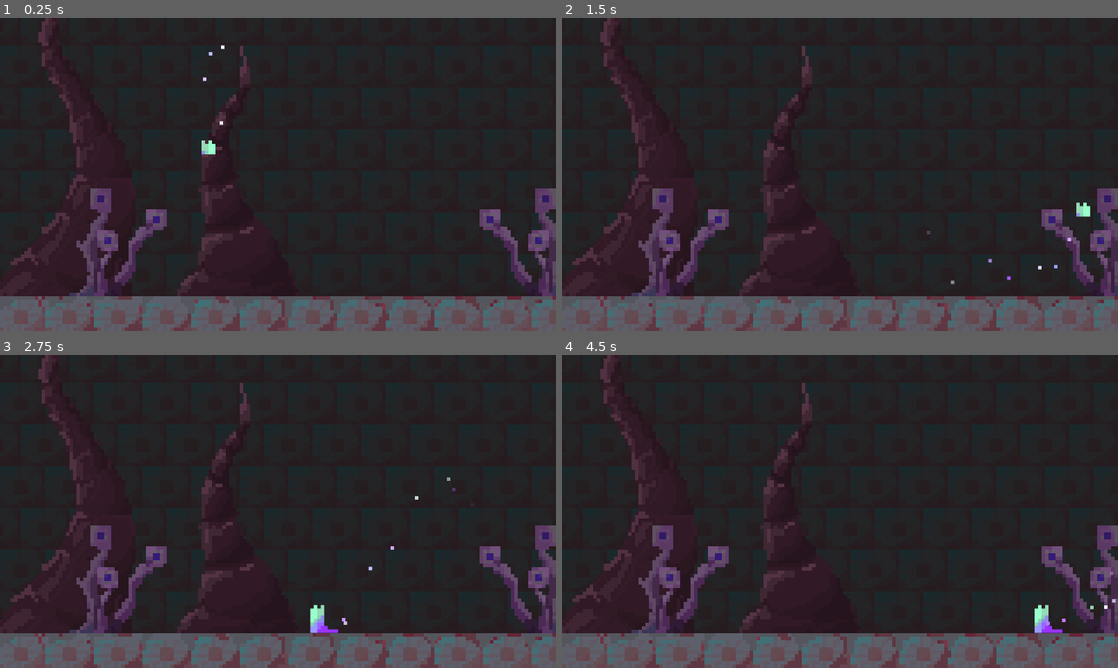
Above: before the commit, frames 1-4 (two rows, left to right).
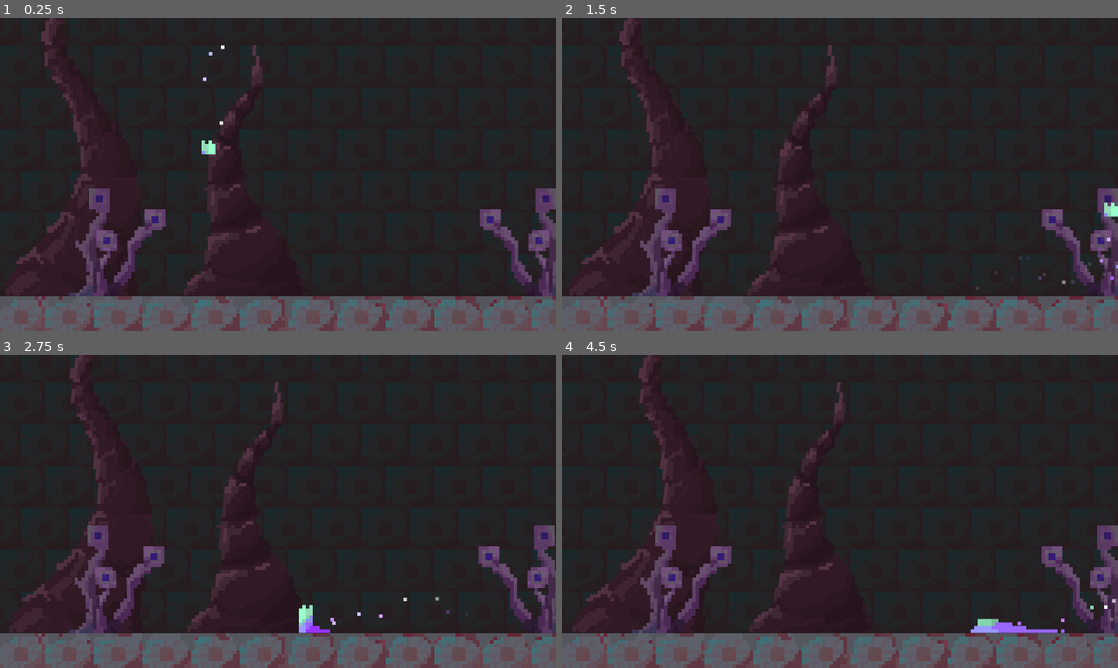
Above: after the commit, the same moments.

Repository: mu142857/Phage
Game: Godot game, scene res://levels/cradle_of_decay/cradle_of_decay.tscn
The game is run twice, just before and just after one commit, with the same random seed, the same clock (stepped at 60 frames per second) and the same inputs. The project has no main scene, so this scene is started directly.
Inputs:
- Up to frame 1 (0.25 s): no input
- Up to frame 2 (1.5 s): hold Space (jump) 0.53-1.28 s; hold D (move_right) from 0.53 s (still down); tap Right (sprint) at 0.6 s; tap Space (jump) at 1.35 s
- Up to frame 3 (2.75 s): tap Space (jump) at 1.52, 1.82 s; tap Right (sprint) at 1.55, 2.1 s; release D (move_right) at 2.03 s; hold A (move_left) from 2.03 s (still down); hold Space (jump) from 2.03 s (still down)
- Up to frame 4 (4.5 s): release A (move_left) at 2.78 s; release Space (jump) at 2.78 s; hold D (move_right) 2.78-4.28 s; tap Right (sprint) at 2.85, 4.35 s; tap Space (jump) at 3.02, 3.32 s; hold Space (jump) 3.53-4.28 s; hold A (move_left) from 4.28 s (still down)

The runs differ from the first frame. In frame 1, 2.1% of the frame differs, in the area x 0-100%, y 0-89%; in frame 2, 4.2%; in frame 3, 5.0%; in frame 4, 5.0%.

Commit message:
Update sprint

Diff:
--- /dev/null
+++ b/phage-0.0/asstes/shaders/slow_swing.tres
@@ -0,0 +1,93 @@
+[gd_resource type="VisualShader" format=3 uid="uid://cqtkbi1ocysrj"]
+
+[sub_resource type="VisualShaderNodeFloatOp" id="VisualShaderNodeFloatOp_l5bdl"]
+operator = 2
+
+[sub_resource type="VisualShaderNodeInput" id="VisualShaderNodeInput_klvq3"]
+input_name = "time"
+
+[sub_resource type="VisualShaderNodeFloatFunc" id="VisualShaderNodeFloatFunc_len13"]
+function = 0
+
+[sub_resource type="VisualShaderNodeFloatOp" id="VisualShaderNodeFloatOp_yepft"]
+operator = 2
+
+[sub_resource type="VisualShaderNodeInput" id="VisualShaderNodeInput_1c73y"]
+input_name = "vertex"
+
+[sub_resource type="VisualShaderNodeVectorDecompose" id="VisualShaderNodeVectorDecompose_yvcwb"]
+default_input_values = [0, Vector2(0, 0)]
+op_type = 0
+
+[sub_resource type="VisualShaderNodeFloatOp" id="VisualShaderNodeFloatOp_e4rb4"]
+
+[sub_resource type="VisualShaderNodeFloatOp" id="VisualShaderNodeFloatOp_xgjc2"]
+default_input_values = [0, 0.0, 1, 0.4]
+operator = 2
+
+[sub_resource type="VisualShaderNodeInput" id="VisualShaderNodeInput_q52tu"]
+input_name = "vertex"
+
+[sub_resource type="VisualShaderNodeVectorDecompose" id="VisualShaderNodeVectorDecompose_vq4uw"]
+default_input_values = [0, Vector2(0, 0)]
+op_type = 0
+
+[sub_resource type="VisualShaderNodeFloatParameter" id="VisualShaderNodeFloatParameter_pf5nr"]
+parameter_name = "WindStrength"
+hint = 1
+min = 2.0
+max = 10.0
+
+[sub_resource type="VisualShaderNodeFloatOp" id="VisualShaderNodeFloatOp_mn1pn"]
+
+[sub_resource type="VisualShaderNodeVectorCompose" id="VisualShaderNodeVectorCompose_bj0k3"]
+op_type = 0
+
+[sub_resource type="VisualShaderNodeInput" id="VisualShaderNodeInput_j5w4q"]
+input_name = "uv"
+
+[sub_resource type="VisualShaderNodeVectorDecompose" id="VisualShaderNodeVectorDecompose_7pyc0"]
+default_input_values = [0, Vector2(0, 0)]
+op_type = 0
+
+[sub_resource type="VisualShaderNodeFloatFunc" id="VisualShaderNodeFloatFunc_d66pe"]
+output_port_for_preview = 0
+function = 31
+
+[resource]
+mode = 1
+flags/light_only = false
+nodes/vertex/0/position = Vector2(1780, 780)
+nodes/vertex/2/node = SubResource("VisualShaderNodeInput_q52tu")
+nodes/vertex/2/position = Vector2(-320, 400)
+nodes/vertex/3/node = SubResource("VisualShaderNodeVectorDecompose_vq4uw")
+nodes/vertex/3/position = Vector2(220, 520)
+nodes/vertex/4/node = SubResource("VisualShaderNodeFloatParameter_pf5nr")
+nodes/vertex/4/position = Vector2(-1020, 520)
+nodes/vertex/5/node = SubResource("VisualShaderNodeFloatOp_mn1pn")
+nodes/vertex/5/position = Vector2(800, 520)
+nodes/vertex/6/node = SubResource("VisualShaderNodeVectorCompose_bj0k3")
+nodes/vertex/6/position = Vector2(1220, 840)
+nodes/vertex/7/node = SubResource("VisualShaderNodeInput_j5w4q")
+nodes/vertex/7/position = Vector2(-1980, 660)
+nodes/vertex/8/node = SubResource("VisualShaderNodeVectorDecompose_7pyc0")
+nodes/vertex/8/position = Vector2(-1440, 840)
+nodes/vertex/9/node = SubResource("VisualShaderNodeFloatFunc_d66pe")
+nodes/vertex/9/position = Vector2(-1040, 1060)
+nodes/vertex/10/node = SubResource("VisualShaderNodeFloatOp_l5bdl")
+nodes/vertex/10/position = Vector2(-300, 1020)
+nodes/vertex/11/node = SubResource("VisualShaderNodeInput_klvq3")
+nodes/vertex/11/position = Vector2(-2780, 2040)
+nodes/vertex/12/node = SubResource("VisualShaderNodeFloatFunc_len13")
+nodes/vertex/12/position = Vector2(-240, 1520)
+nodes/vertex/13/node = SubResource("VisualShaderNodeFloatOp_yepft")
+nodes/vertex/13/position = Vector2(380, 1100)
+nodes/vertex/14/node = SubResource("VisualShaderNodeInput_1c73y")
+nodes/vertex/14/position = Vector2(-3200, 820)
+nodes/vertex/15/node = SubResource("VisualShaderNodeVectorDecompose_yvcwb")
+nodes/vertex/15/position = Vector2(-2680, 480)
+nodes/vertex/16/node = SubResource("VisualShaderNodeFloatOp_e4rb4")
+nodes/vertex/16/position = Vector2(-1680, 1440)
+nodes/vertex/17/node = SubResource("VisualShaderNodeFloatOp_xgjc2")
+nodes/vertex/17/position = Vector2(-2180, 1900)
+nodes/vertex/connections = PackedInt32Array(2, 0, 3, 0, 3, 0, 5, 0, 5, 0, 6, 0, 3, 1, 6, 1, 6, 0, 0, 0, 7, 0, 8, 0, 8, 1, 9, 0, 4, 0, 10, 0, 9, 0, 10, 1, 10, 0, 13, 0, 12, 0, 13, 1, 13, 0, 5, 1, 14, 0, 15, 0, 15, 0, 16, 0, 16, 0, 12, 0, 17, 0, 16, 1, 11, 0, 17, 0)
--- /dev/null
+++ b/phage-0.0/asstes/shaders/swing.tres
@@ -0,0 +1,118 @@
+[gd_resource type="VisualShader" format=3 uid="uid://coutsk7ij30gj"]
+
+[sub_resource type="VisualShaderNodeFloatFunc" id="VisualShaderNodeFloatFunc_6ul7k"]
+function = 0
+
+[sub_resource type="VisualShaderNodeFloatOp" id="VisualShaderNodeFloatOp_tk0n3"]
+operator = 2
+
+[sub_resource type="VisualShaderNodeVectorDecompose" id="VisualShaderNodeVectorDecompose_xgnt5"]
+default_input_values = [0, Vector2(0, 0)]
+op_type = 0
+
+[sub_resource type="VisualShaderNodeFloatOp" id="VisualShaderNodeFloatOp_5lr72"]
+
+[sub_resource type="VisualShaderNodeFloatOp" id="VisualShaderNodeFloatOp_6d0op"]
+default_input_values = [0, 0.0, 1, 20.0]
+operator = 2
+
+[sub_resource type="VisualShaderNodeInput" id="VisualShaderNodeInput_7tp7v"]
+input_name = "vertex"
+
+[sub_resource type="VisualShaderNodeInput" id="VisualShaderNodeInput_e4ehu"]
+input_name = "vertex"
+
+[sub_resource type="VisualShaderNodeInput" id="VisualShaderNodeInput_w2klu"]
+input_name = "uv"
+
+[sub_resource type="VisualShaderNodeInput" id="VisualShaderNodeInput_64l1p"]
+input_name = "time"
+
+[sub_resource type="VisualShaderNodeFloatParameter" id="VisualShaderNodeFloatParameter_6ul7k"]
+parameter_name = "Speed"
+hint = 1
+min = 1.0
+max = 20.0
+default_value_enabled = true
+default_value = 10.0
+
+[sub_resource type="VisualShaderNodeFloatOp" id="VisualShaderNodeFloatOp_7tp7v"]
+
+[sub_resource type="VisualShaderNodeFloatOp" id="VisualShaderNodeFloatOp_6ul7k"]
+default_input_values = [0, 0.0, 1, 20.0]
+operator = 2
+
+[sub_resource type="VisualShaderNodeVectorDecompose" id="VisualShaderNodeVectorDecompose_78m4w"]
+default_input_values = [0, Vector2(0, 0)]
+op_type = 0
+
+[sub_resource type="VisualShaderNodeFloatParameter" id="VisualShaderNodeFloatParameter_5ogt4"]
+parameter_name = "Strength"
+hint = 1
+min = 1.0
+max = 10.0
+default_value_enabled = true
+default_value = 2.0
+
+[sub_resource type="VisualShaderNodeFloatOp" id="VisualShaderNodeFloatOp_1wk3x"]
+
+[sub_resource type="VisualShaderNodeVectorCompose" id="VisualShaderNodeVectorCompose_jse3f"]
+op_type = 0
+
+[sub_resource type="VisualShaderNodeVectorDecompose" id="VisualShaderNodeVectorDecompose_0kkfv"]
+default_input_values = [0, Vector2(0, 0)]
+op_type = 0
+
+[sub_resource type="VisualShaderNodeFloatFunc" id="VisualShaderNodeFloatFunc_hi2w6"]
+output_port_for_preview = 0
+function = 31
+
+[sub_resource type="VisualShaderNodeFloatOp" id="VisualShaderNodeFloatOp_voqnm"]
+default_input_values = [0, 0.0, 1, 10.0]
+operator = 2
+
+[resource]
+resource_local_to_scene = true
+mode = 1
+flags/light_only = false
+nodes/vertex/0/position = Vector2(80, 240)
+nodes/vertex/3/node = SubResource("VisualShaderNodeVectorDecompose_78m4w")
+nodes/vertex/3/position = Vector2(-1320, 540)
+nodes/vertex/4/node = SubResource("VisualShaderNodeFloatParameter_5ogt4")
+nodes/vertex/4/position = Vector2(-2800, -600)
+nodes/vertex/5/node = SubResource("VisualShaderNodeFloatOp_1wk3x")
+nodes/vertex/5/position = Vector2(-780, 20)
+nodes/vertex/6/node = SubResource("VisualShaderNodeVectorCompose_jse3f")
+nodes/vertex/6/position = Vector2(-380, 160)
+nodes/vertex/7/node = SubResource("VisualShaderNodeVectorDecompose_0kkfv")
+nodes/vertex/7/position = Vector2(-3220, -80)
+nodes/vertex/8/node = SubResource("VisualShaderNodeFloatFunc_hi2w6")
+nodes/vertex/8/position = Vector2(-2820, 140)
+nodes/vertex/9/node = SubResource("VisualShaderNodeFloatOp_voqnm")
+nodes/vertex/9/position = Vector2(-2080, 100)
+nodes/vertex/10/node = SubResource("VisualShaderNodeFloatFunc_6ul7k")
+nodes/vertex/10/position = Vector2(-2020, 600)
+nodes/vertex/11/node = SubResource("VisualShaderNodeFloatOp_tk0n3")
+nodes/vertex/11/position = Vector2(-1400, 180)
+nodes/vertex/12/node = SubResource("VisualShaderNodeVectorDecompose_xgnt5")
+nodes/vertex/12/position = Vector2(-4460, -440)
+nodes/vertex/13/node = SubResource("VisualShaderNodeFloatOp_5lr72")
+nodes/vertex/13/position = Vector2(-3460, 520)
+nodes/vertex/14/node = SubResource("VisualShaderNodeFloatOp_6d0op")
+nodes/vertex/14/position = Vector2(-4140, 960)
+nodes/vertex/15/node = SubResource("VisualShaderNodeInput_7tp7v")
+nodes/vertex/15/position = Vector2(-2040, 820)
+nodes/vertex/16/node = SubResource("VisualShaderNodeInput_e4ehu")
+nodes/vertex/16/position = Vector2(-5040, -840)
+nodes/vertex/17/node = SubResource("VisualShaderNodeInput_w2klu")
+nodes/vertex/17/position = Vector2(-4009.65, -725.962)
+nodes/vertex/18/node = SubResource("VisualShaderNodeInput_64l1p")
+nodes/vertex/18/position = Vector2(-4920, 360)
+nodes/vertex/19/node = SubResource("VisualShaderNodeFloatParameter_6ul7k")
+nodes/vertex/19/position = Vector2(-4920, 1020)
+nodes/vertex/28/node = SubResource("VisualShaderNodeFloatOp_7tp7v")
+nodes/vertex/28/position = Vector2(-820, 920)
+nodes/vertex/29/node = SubResource("VisualShaderNodeFloatOp_6ul7k")
+nodes/vertex/29/position = Vector2(-2901.18, -1064.1)
+nodes/vertex/connections = PackedInt32Array(5, 0, 6, 0, 4, 0, 9, 0, 9, 0, 11, 0, 10, 0, 11, 1, 13, 0, 10, 0, 14, 0, 13, 1, 6, 0, 0, 0, 15, 0, 3, 0, 18, 0, 14, 0, 19, 0, 14, 1, 8, 0, 9, 1, 11, 0, 5, 0, 3, 0, 5, 1, 3, 1, 28, 0, 28, 0, 6, 1, 17, 0, 7, 0, 7, 1, 8, 0, 16, 0, 12, 0, 12, 1, 13, 0)
+nodes/fragment/0/position = Vector2(780, 400)
--- a/phage-0.0/entities/player/player.gd
+++ b/phage-0.0/entities/player/player.gd
@@ -10,9 +10,12 @@
 const IDLE_TO_CONTRACT_TIME: float = 2.0  # seconds before auto-contract
 const INVINCIBLE_DURATION: float = 0.3
 const RUN_SPEED: float = 100.0
+const SPRINT_SPEED: float = 220.0
+const SPRINT_COOLDOWN: float = 0.75
 const JUMP_SPEED: float = -200.0
 const MAX_JUMP_HOLD_TIME: float = 0.14
 const JUMP_HOLD_GRAVITY_MULTIPLIER: float = 0.35
+const LANDING_EFFECT_SCENE: PackedScene = preload("res://entities/player/player_jumping_effect.tscn")
 
 const STATE_NULL: int = 0
 const STATE_IDLE: int = 1
@@ -26,6 +29,7 @@
 # ============================================================
 var health: int = MAX_HEALTH
 var facing_direction: int = 1  # 1 = right, -1 = left
+var can_sprint: bool = true
 var is_invincible: bool = false
 var is_in_ball_form: bool = false  # true when contracted; modifies hitbox + buffs
 
@@ -47,6 +51,7 @@
 func _ready() -> void:
 	add_to_group("player")
 	set_ball_form(false)
+	can_sprint = true
 
 func change_state(state_id: int) -> void:
 	state_machine.change_state(state_id)
@@ -77,6 +82,23 @@
 	if is_instance_valid(walking_effect):
 		walking_effect.emitting = enabled
 
+func spawn_landing_effect() -> void:
+	if not is_inside_tree() or LANDING_EFFECT_SCENE == null:
+		return
+	var effect := LANDING_EFFECT_SCENE.instantiate() as GPUParticles2D
+	if effect == null:
+		return
+	effect.one_shot = true
+	effect.emitting = true
+	if get_tree().current_scene == null:
+		effect.queue_free()
+		return
+	get_tree().current_scene.add_child(effect)
+	effect.global_position = global_position
+	await get_tree().create_timer(effect.lifetime).timeout
+	if is_instance_valid(effect):
+		effect.queue_free()
+
 func set_facing_direction(direction: int) -> void:
 	if direction == 0:
 		return
--- a/phage-0.0/entities/player/player.tscn
+++ b/phage-0.0/entities/player/player.tscn
@@ -617,7 +617,7 @@
 }],
 "loop": false,
 "name": &"Sprint",
-"speed": 10.0
+"speed": 18.0
 }, {
 "frames": [{
 "duration": 1.0,
@@ -875,6 +875,10 @@
 [node name="Sprint(5)" type="Node" parent="StateMachine" unique_id=733928160]
 script = ExtResource("10_mtric")
 
+[node name="Timer" type="Timer" parent="StateMachine/Sprint(5)" unique_id=1258676256]
+wait_time = 5.0
+one_shot = true
+
 [node name="Contract(6)" type="Node" parent="StateMachine" unique_id=992770841]
 script = ExtResource("11_eyb6c")
 
@@ -889,3 +893,6 @@
 
 [node name="Attack2(10)" type="Node" parent="StateMachine" unique_id=446000273]
 script = ExtResource("15_50fht")
+
+[connection signal="animation_finished" from="AnimatedSprite2D" to="StateMachine/Sprint(5)" method="_on_animated_sprite_2d_animation_finished"]
+[connection signal="timeout" from="StateMachine/Sprint(5)/Timer" to="StateMachine/Sprint(5)" method="_on_timer_timeout"]
--- a/phage-0.0/entities/player/player_attack_1(9).gd
+++ b/phage-0.0/entities/player/player_attack_1(9).gd
@@ -1 +1,5 @@
 extends Node
+
+
+func _on_animated_sprite_2d_animation_finished() -> void:
+	pass # Replace with function body.
--- a/phage-0.0/entities/player/player_attack_2(10).gd
+++ b/phage-0.0/entities/player/player_attack_2(10).gd
@@ -1 +1,5 @@
 extends Node
+
+
+func _on_animated_sprite_2d_animation_finished() -> void:
+	pass # Replace with function body.
--- a/phage-0.0/entities/player/player_contract(6).gd
+++ b/phage-0.0/entities/player/player_contract(6).gd
@@ -1 +1,5 @@
 extends Node
+
+
+func _on_animated_sprite_2d_animation_finished() -> void:
+	pass # Replace with function body.
--- a/phage-0.0/entities/player/player_fall(3).gd
+++ b/phage-0.0/entities/player/player_fall(3).gd
@@ -23,9 +23,15 @@
 	elif move_input < 0.0:
 		player.set_facing_direction(-1)
 
+	if Input.is_action_just_pressed(&"sprint") and player.can_sprint:
+		change_state(player.STATE_SPRINT)
+		return
+
 	player.move_and_slide()
 
 	if player.is_on_floor():
+		player.velocity.y = 0.0
+		player.spawn_landing_effect()
 		if abs(move_input) > 0.0:
 			change_state(player.STATE_RUN)
 		else:
--- a/phage-0.0/entities/player/player_idle(1).gd
+++ b/phage-0.0/entities/player/player_idle(1).gd
@@ -18,6 +18,10 @@
 		change_state(player.STATE_FALL)
 		return
 
+	if Input.is_action_just_pressed(&"sprint") and player.can_sprint:
+		change_state(player.STATE_SPRINT)
+		return
+
 	if Input.is_action_just_pressed(&"jump"):
 		change_state(player.STATE_JUMP)
 		return
--- a/phage-0.0/entities/player/player_jump(4).gd
+++ b/phage-0.0/entities/player/player_jump(4).gd
@@ -26,6 +26,10 @@
 	elif move_input < 0.0:
 		player.set_facing_direction(-1)
 
+	if Input.is_action_just_pressed(&"sprint") and player.can_sprint:
+		change_state(player.STATE_SPRINT)
+		return
+
 	if Input.is_action_pressed(&"jump") and jump_hold_elapsed < player.MAX_JUMP_HOLD_TIME and player.velocity.y < 0.0:
 		jump_hold_elapsed += delta
 		player.velocity.y += player.GRAVITY * player.JUMP_HOLD_GRAVITY_MULTIPLIER * delta
--- a/phage-0.0/entities/player/player_run(2).gd
+++ b/phage-0.0/entities/player/player_run(2).gd
@@ -18,6 +18,10 @@
 		change_state(player.STATE_FALL)
 		return
 
+	if Input.is_action_just_pressed(&"sprint") and player.can_sprint:
+		change_state(player.STATE_SPRINT)
+		return
+
 	if Input.is_action_just_pressed(&"jump"):
 		change_state(player.STATE_JUMP)
 		return
--- a/phage-0.0/entities/player/player_sprint(5).gd
+++ b/phage-0.0/entities/player/player_sprint(5).gd
@@ -1 +1,64 @@
-extends Node
+# res://entities/player/player_sprint(5).gd
+extends BasicState
+
+@onready var cooldown_timer: Timer = $Timer
+
+var dash_direction: int = 1
+
+func enter() -> void:
+	var player := host as Player
+	if player == null:
+		return
+	var move_input := Input.get_axis(&"move_left", &"move_right")
+	if abs(move_input) > 0.0:
+		dash_direction = signi(move_input)
+	else:
+		dash_direction = player.facing_direction
+	if dash_direction == 0:
+		dash_direction = 1
+	player.can_sprint = false
+	player.set_walking_effect(true)
+	player.set_facing_direction(dash_direction)
+	player.velocity.y = 0.0
+	player.velocity.x = float(dash_direction) * player.SPRINT_SPEED
+	if is_instance_valid(cooldown_timer):
+		cooldown_timer.stop()
+		cooldown_timer.wait_time = player.SPRINT_COOLDOWN
+		cooldown_timer.start()
+	if is_instance_valid(player.sprite):
+		player.sprite.play(&"Sprint")
+
+func process(delta: float) -> void:
+	var player := host as Player
+	if player == null:
+		return
+
+	player.velocity.x = float(dash_direction) * player.SPRINT_SPEED
+	player.velocity.y = 0.0
+
+	player.move_and_slide()
+
+func _on_animated_sprite_2d_animation_finished() -> void:
+	var player := host as Player
+	if player == null:
+		return
+	if not is_instance_valid(player.sprite):
+		return
+	if player.sprite.animation != &"Sprint":
+		return
+
+	var move_input := Input.get_axis(&"move_left", &"move_right")
+	if player.is_on_floor():
+		if abs(move_input) > 0.0:
+			change_state(player.STATE_RUN)
+		else:
+			change_state(player.STATE_IDLE)
+	else:
+		change_state(player.STATE_FALL)
+
+
+func _on_timer_timeout() -> void:
+	var player := host as Player
+	if player == null:
+		return
+	player.can_sprint = true
--- a/phage-0.0/entities/player/player_uncontract(8).gd
+++ b/phage-0.0/entities/player/player_uncontract(8).gd
@@ -1 +1,5 @@
 extends Node
+
+
+func _on_animated_sprite_2d_animation_finished() -> void:
+	pass # Replace with function body.
--- a/phage-0.0/levels/cradle_of_decay/cradle_of_decay.tscn
+++ b/phage-0.0/levels/cradle_of_decay/cradle_of_decay.tscn
@@ -2,9 +2,25 @@
 
 [ext_resource type="Texture2D" uid="uid://bi2ftxkp0w4ig" path="res://levels/cradle_of_decay/ground.png" id="1_ckbcp"]
 [ext_resource type="Texture2D" uid="uid://6s5ig1kn3pi8" path="res://levels/cradle_of_decay/wall.png" id="2_hklc7"]
+[ext_resource type="Shader" uid="uid://cqtkbi1ocysrj" path="res://asstes/shaders/slow_swing.tres" id="3_4iulq"]
 [ext_resource type="Texture2D" uid="uid://cdjfx1qn2rjnr" path="res://levels/cradle_of_decay/tree1.png" id="3_pgmxn"]
 [ext_resource type="Texture2D" uid="uid://dhmb2fbwnqnoa" path="res://levels/cradle_of_decay/tree2.png" id="4_4iulq"]
 [ext_resource type="PackedScene" uid="uid://c2ejyda6u6hut" path="res://entities/player/player.tscn" id="5_hklc7"]
+[ext_resource type="Shader" uid="uid://coutsk7ij30gj" path="res://asstes/shaders/swing.tres" id="5_lqaxi"]
+
+[sub_resource type="ShaderMaterial" id="ShaderMaterial_0ul3c"]
+shader = ExtResource("3_4iulq")
+shader_parameter/WindStrength = 10.0
+
+[sub_resource type="ShaderMaterial" id="ShaderMaterial_x206n"]
+shader = ExtResource("5_lqaxi")
+shader_parameter/Strength = 2.0
+shader_parameter/Speed = 2.0000000475
+
+[sub_resource type="ShaderMaterial" id="ShaderMaterial_8lj5i"]
+shader = ExtResource("5_lqaxi")
+shader_parameter/Strength = 1.0
+shader_parameter/Speed = 3.000000095
 
 [sub_resource type="WorldBoundaryShape2D" id="WorldBoundaryShape2D_ckbcp"]
 
@@ -26,14 +42,19 @@
 texture = ExtResource("2_hklc7")
 
 [node name="Tree1" type="Sprite2D" parent="Environment" unique_id=201105919]
-position = Vector2(80, 45)
+material = SubResource("ShaderMaterial_0ul3c")
+position = Vector2(46, 40)
 texture = ExtResource("3_pgmxn")
+region_enabled = true
+region_rect = Rect2(0, 0, 88.40883, 80.31976)
 
 [node name="Tree2" type="Sprite2D" parent="Environment" unique_id=926540661]
+material = SubResource("ShaderMaterial_x206n")
 position = Vector2(80, 45)
 texture = ExtResource("4_4iulq")
 
 [node name="Tree3" type="Sprite2D" parent="Environment" unique_id=2088473829]
+material = SubResource("ShaderMaterial_8lj5i")
 position = Vector2(106, 45)
 rotation = 3.1415925
 scale = Vector2(1, -1)
